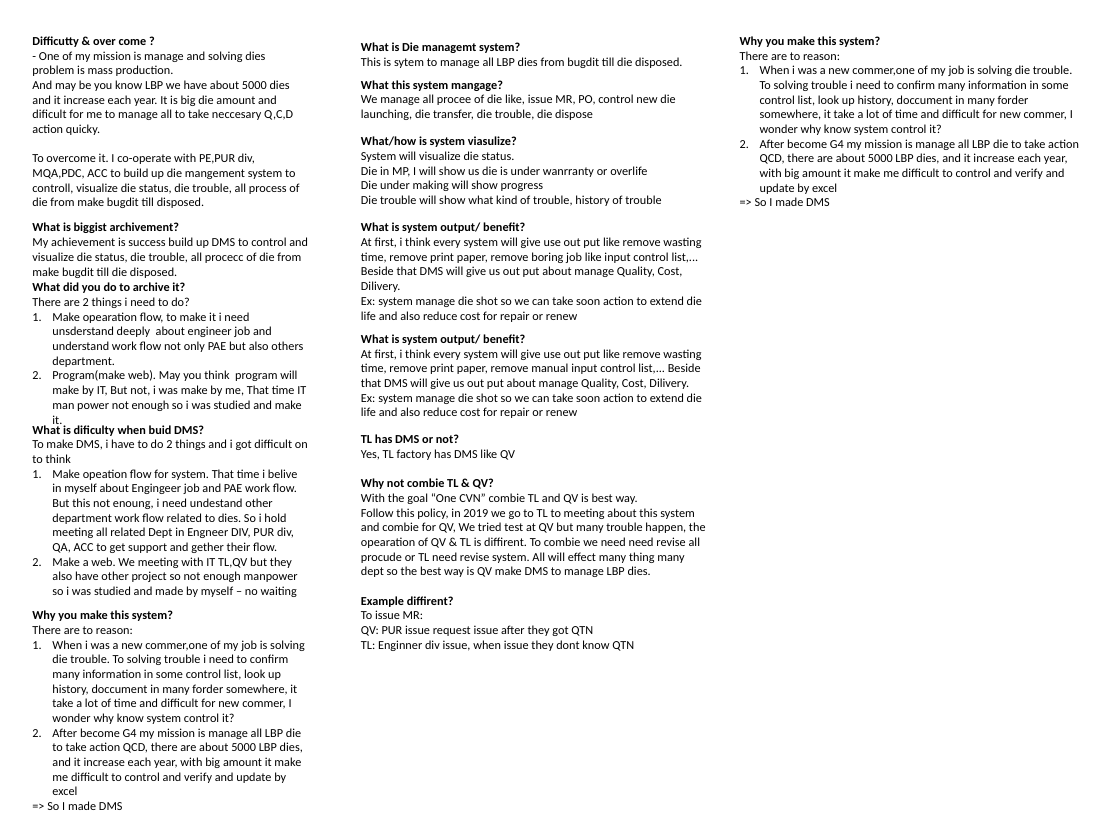
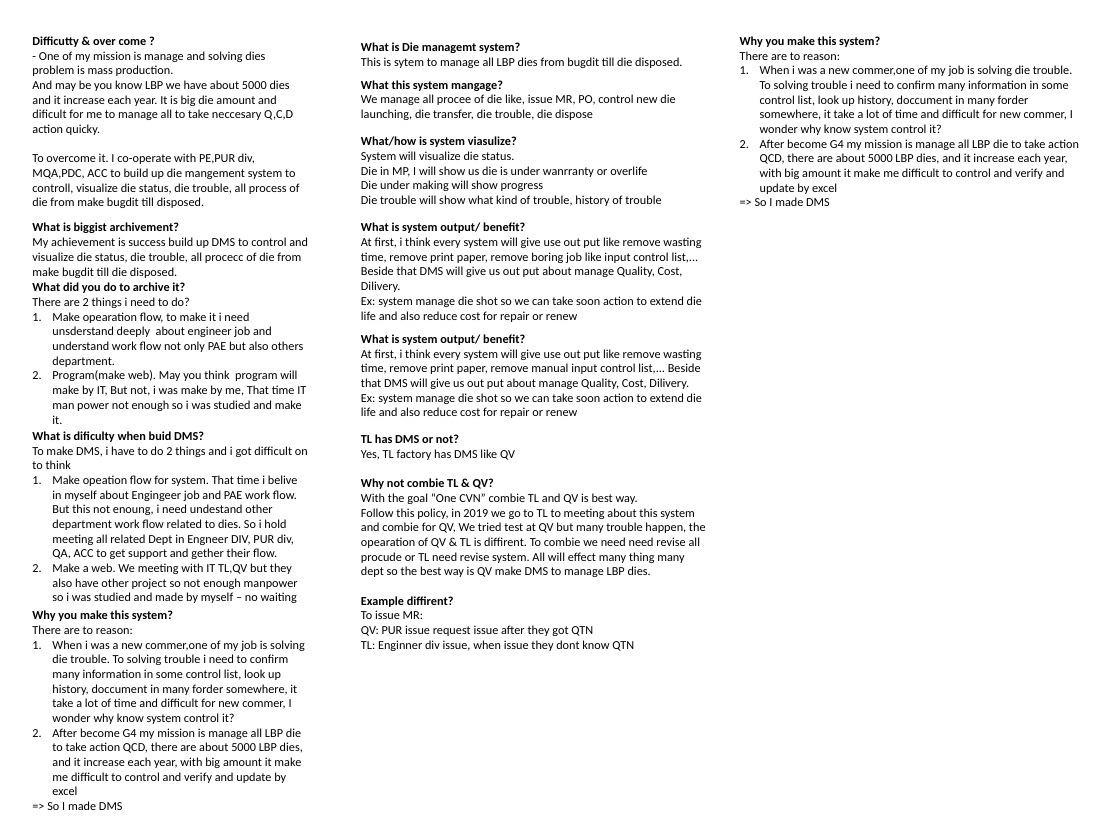
Before and after one commit to QuyVan37/studyWebDeveloper, a slide deck: slide 4 of PV G5.pptx (slide 2 before the commit). Drawn at 1120x840 pixels with LibreOffice and Linux fonts; fonts in the diff are those of the drawing. Boxes give left, top, right and bottom in pixels: in the first picture for what was removed or moved away, otherwise in the second. Text is boxed around its words. In the diff, an @@ line names an element or a change of style, - is before the commit and + after.

```diff
--- a/PV G5.pptx
+++ b/PV G5.pptx
@@ text "What is dificulty when buid ...": place and size @@
-text "What is dificulty when buid ..." at (32,423,308,597)
+text "What is dificulty when buid ..." at (32,431,308,603)
```
Also in this commit, not shown: 2 slides added.
